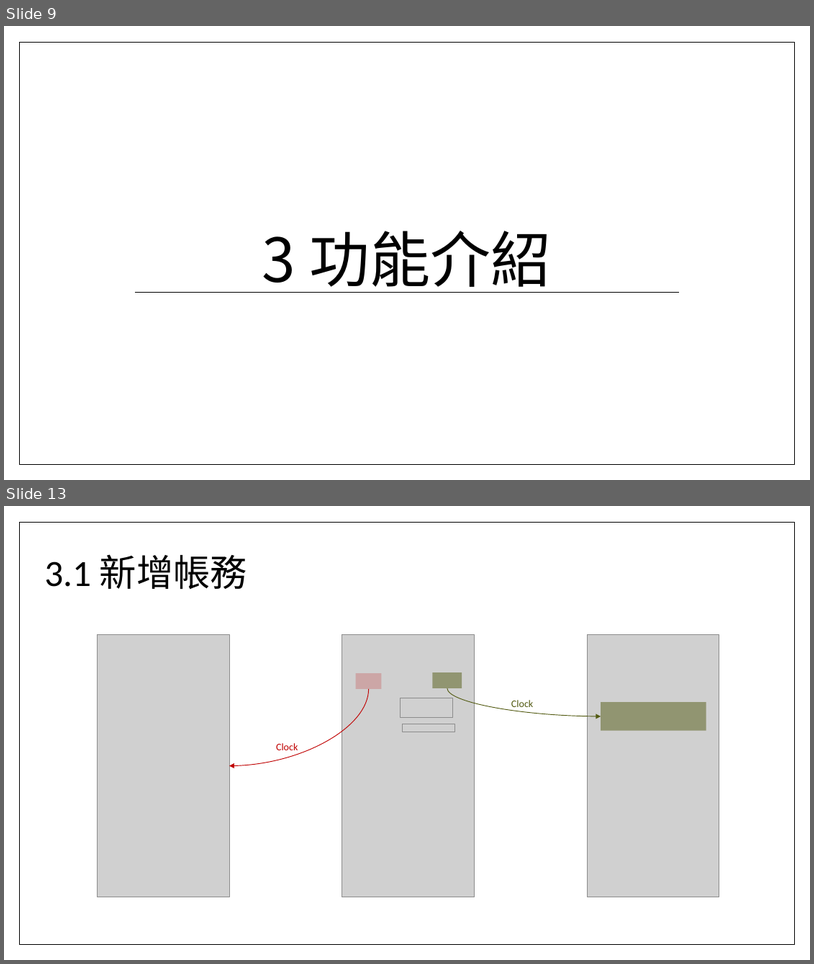
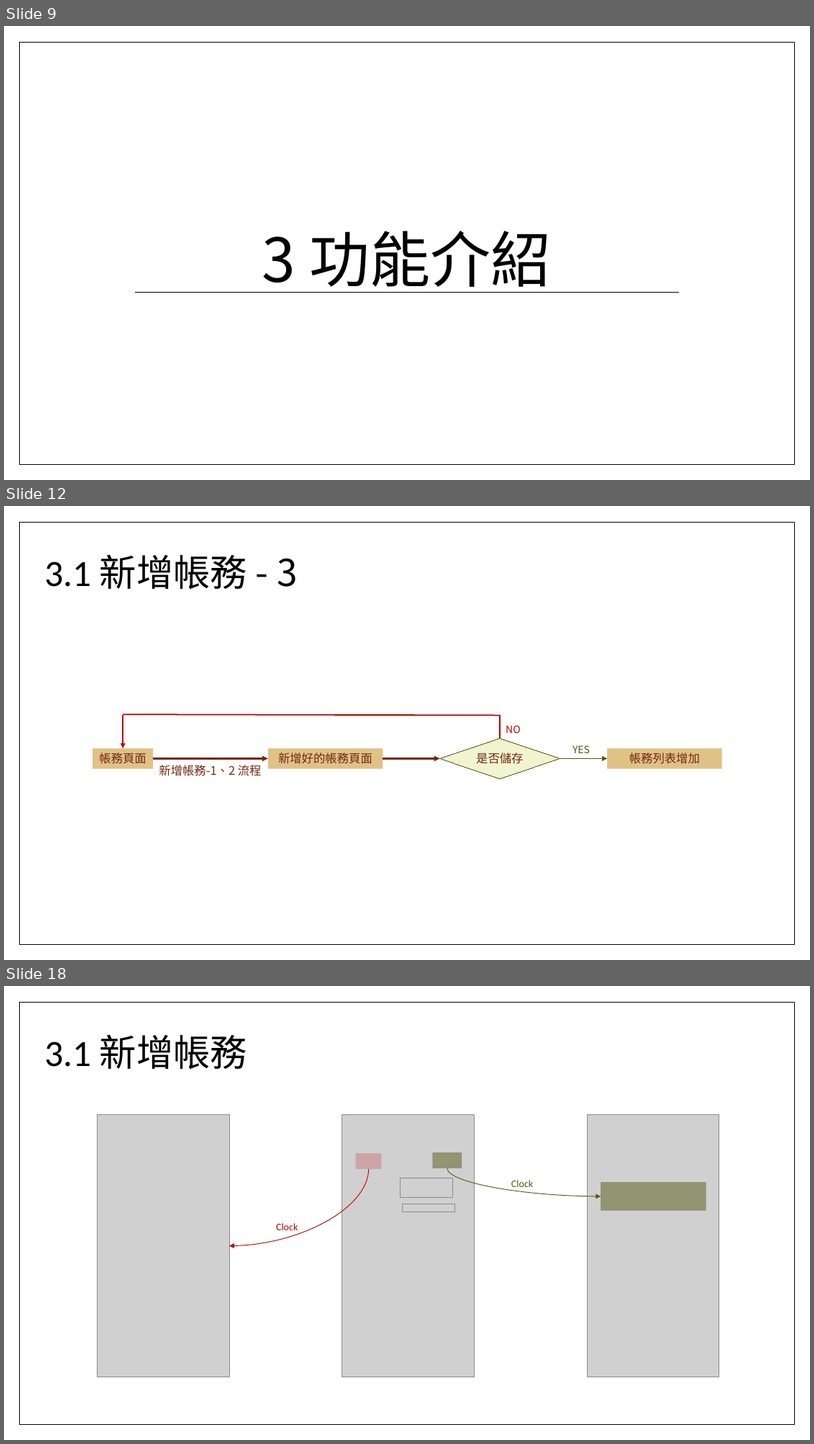
Before and after one commit to TzuHua0706/wk6, a slide deck: UX framework for MoneyCare.pptx. Shown one above the other, each under a label of ours: slides 9 and 13 before the commit, slides 9, 12 and 18 after it; the slides between them are not shown. The pictures are 814x964 and 814x1444 pixels, drawn with LibreOffice and Linux fonts; fonts in the diff are those of the drawing; grey boxes stand for pictures; background and template pictures are left out. Boxes give left, top, right and bottom in pixels: in the first picture for what was removed or moved away, otherwise in the second. Text is boxed around its words. In the diff, an @@ line names an element or a change of style, - is before the commit and + after.

```diff
--- a/UX framework for MoneyCare.pptx
+++ b/UX framework for MoneyCare.pptx
@@ slide 12 added at <box>4,506,810,960</box>, background picture (left out); not listed: 1 template element that a slide beside it also shows @@
@@ text added at <box>44,554,297,590</box>, 44 pt, text #000000 @@
+3.1 新增帳務 - 3
@@ line added from (124, 714) to (500, 716), #C00000 1.5 pt @@
@@ arrow added from (124, 716) to (124, 748), #C00000 1.5 pt @@
@@ line added from (500, 739) to (500, 716), #C00000 1.5 pt @@
@@ diamond added at <box>440,739,561,779</box>, fill #F0F5D0, outline #535C14 0.75 pt, 14 pt, text #722811 @@
+是否儲存
@@ text added at <box>506,725,520,733</box>, 12 pt, text #C00000 @@
+NO
@@ rectangle added at <box>93,748,154,769</box>, fill #E0C286, 14 pt, text #722811 @@
+帳務頁面
@@ arrow added from (154, 758) to (268, 758), #722811 2.25 pt @@
@@ text added at <box>159,764,262,776</box>, 14 pt, text #722811 @@
+新增帳務-1、2 流程
@@ rectangle added at <box>268,748,383,769</box>, fill #E0C286, 14 pt, text #722811 @@
+新增好的帳務頁面
@@ arrow added from (383, 758) to (440, 758), #722811 2.25 pt @@
@@ arrow added from (561, 758) to (608, 758), #535C14 1.5 pt @@
@@ text added at <box>573,745,590,753</box>, 12 pt, text #535C14 @@
+YES
@@ rectangle added at <box>608,748,723,769</box>, fill #E0C286, 14 pt, text #722811 @@
+帳務列表增加
@@ what was slide 13 is now slide 18 @@
```
Also in this commit, not shown: 4 other slides added, 1 other file.
